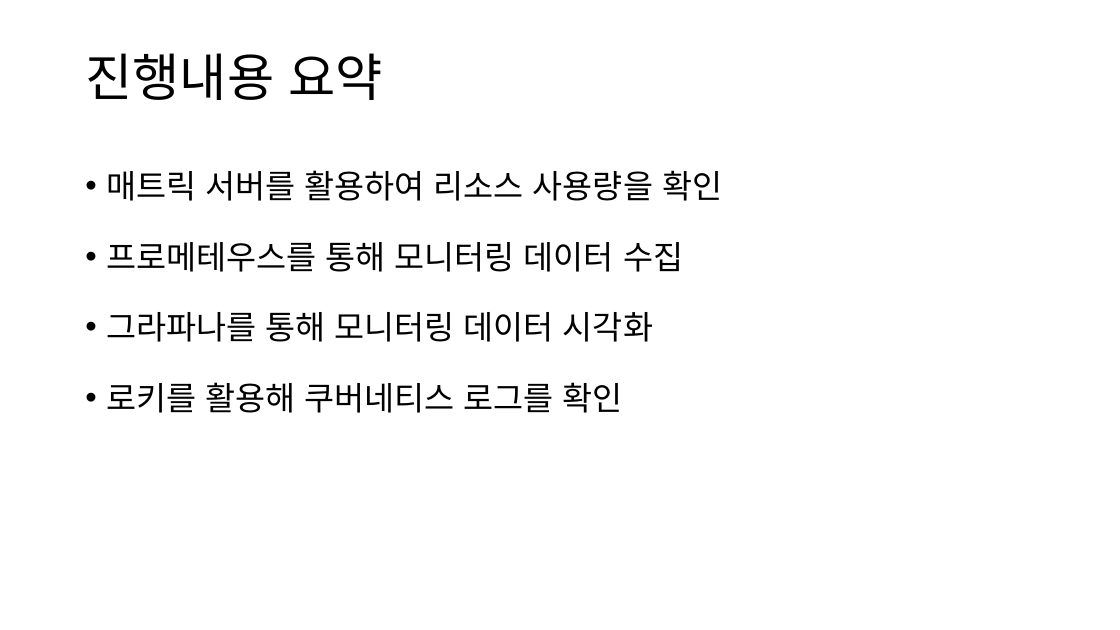
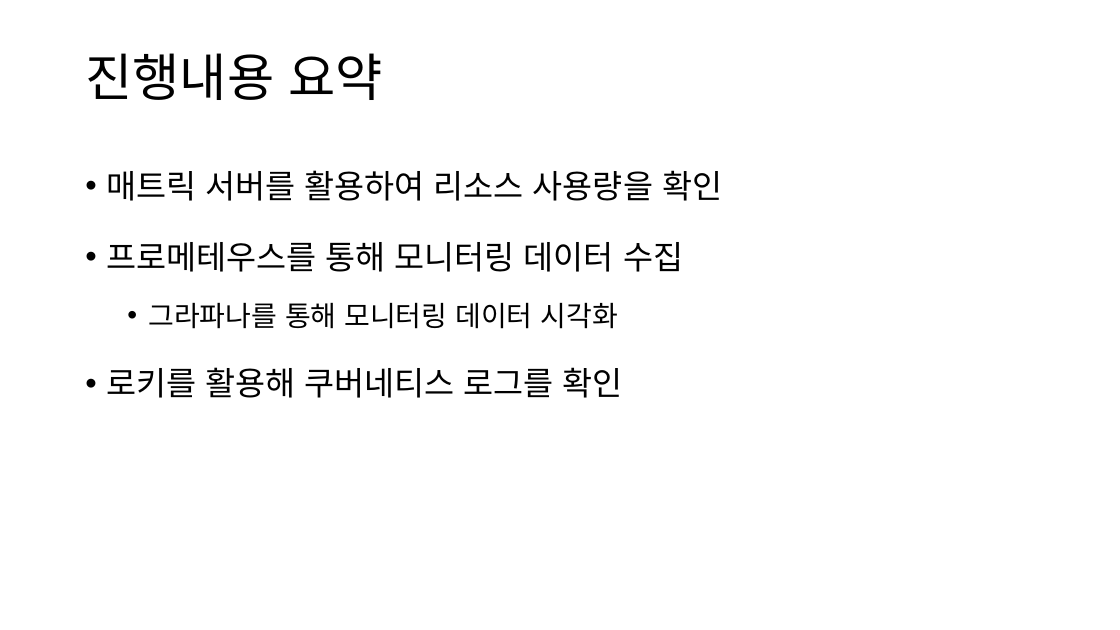
Before and after one commit to restful3/ds4th_study, a slide deck: slide 2 of source/도커심화_한권으로_배우는_도커_&_쿠버네티스/ch12_쿠버네티스모니터링.pptx. Drawn at 1120x630 pixels with LibreOffice and Linux fonts; fonts in the diff are those of the drawing. Boxes give left, top, right and bottom in pixels: in the first picture for what was removed or moved away, otherwise in the second. Text is boxed around its words. In the diff, an @@ line names an element or a change of style, - is before the commit and + after.

```diff
--- a/source/도커심화_한권으로_배우는_도커_&_쿠버네티스/ch12_쿠버네티스모니터링.pptx
+++ b/source/도커심화_한권으로_배우는_도커_&_쿠버네티스/ch12_쿠버네티스모니터링.pptx
@@ text at [148,302,618,329]: size 28 to 24 pt in "그라파나를 통해 모니터링 데이터 시각화"; list level 1 to 2 in "그라파나를 통해 모니터링 데이터 시각화" @@
```
Also in this commit, not shown: 1 other slide changed, 14 slides added, 1 other file.
